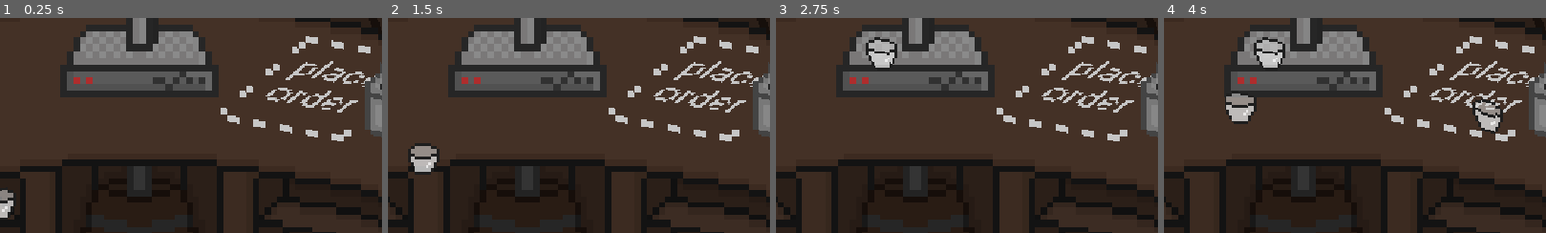
Above: before the commit, frames 1-4 (left to right).
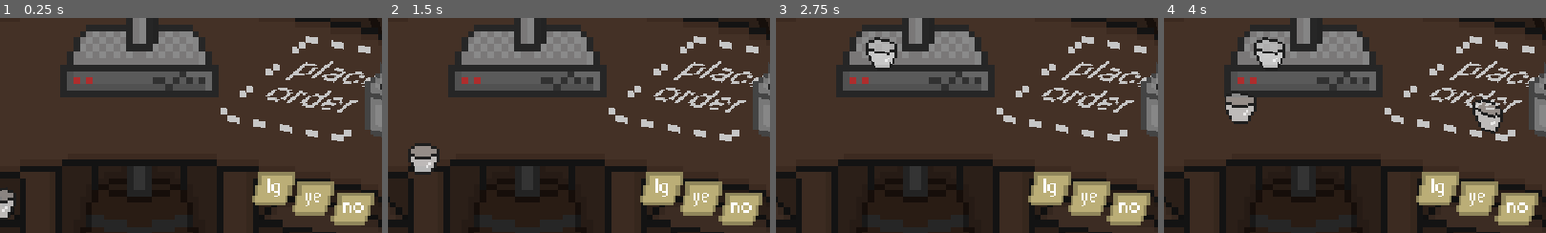
Above: after the commit, the same moments.

Repository: RafaeloxMC/brewberry
Game: Godot game, scene res://scenes/game.tscn
The game is run twice, just before and just after one commit, with the same random seed, the same clock (stepped at 60 frames per second) and the same inputs. The project has no main scene, so this scene is started directly.
Inputs (mouse positions are % of the whole screen's width and height, from its top left):
- Up to frame 1 (0.25 s): no input
- Up to frame 2 (1.5 s): tap Enter at 0.5 s; drag from (42, 42) to (74, 44) at 0.52 s; tap Space at 1.25 s; drag from (32, 67) to (46, 30) at 1.27 s
- Up to frame 3 (2.75 s): tap Enter at 2 s; move the mouse to (27, 68) at 2.02 s; hold Right from 2.03 s (still down); tap Shift at 2.1 s; click (27, 68) at 2.17 s
- Up to frame 4 (4 s): release Right at 2.75 s; tap Space at 2.75 s; drag from (23, 70) to (42, 42) at 2.77 s; tap Enter at 3.5 s; drag from (18, 71) to (74, 44) at 3.52 s
The pictures show only the part of the screen within x 32-82%, y 28-78%; the shares and areas given below are measured in that part.

The runs differ from the first frame. In frame 1, 4.4% of the frame differs, in the area x 66-98%, y 71-97%; in frame 2, 4.4%; in frame 3, 4.4%; in frame 4, 4.4%.

Commit message:
Add notes for order description

Diff:
--- a/scenes/cup.tscn
+++ b/scenes/cup.tscn
@@ -91,6 +91,10 @@
 atlas = ExtResource("1_vafus")
 region = Rect2(0, 128, 32, 32)
 
+[sub_resource type="AtlasTexture" id="AtlasTexture_iu8mn"]
+atlas = ExtResource("1_vafus")
+region = Rect2(0, 128, 32, 32)
+
 [sub_resource type="AtlasTexture" id="AtlasTexture_u1rwi"]
 atlas = ExtResource("1_vafus")
 region = Rect2(0, 160, 32, 32)
@@ -213,7 +217,10 @@
 "name": &"sm_fill",
 "speed": 5.0
 }, {
-"frames": [],
+"frames": [{
+"duration": 1.0,
+"texture": SubResource("AtlasTexture_iu8mn")
+}],
 "loop": 0,
 "name": &"sm_foam",
 "speed": 5.0
@@ -235,7 +242,7 @@
 
 [node name="AnimatedSprite2D" type="AnimatedSprite2D" parent="." unique_id=187262395]
 sprite_frames = SubResource("SpriteFrames_a751v")
-animation = &"sm_fill"
+animation = &"lg_fill"
 
 [node name="CollisionShape2D" type="CollisionShape2D" parent="." unique_id=284815782]
 position = Vector2(0, 3)
--- a/scenes/game.tscn
+++ b/scenes/game.tscn
@@ -6,6 +6,7 @@
 [ext_resource type="PackedScene" uid="uid://d0e7jpk72s2h5" path="res://scenes/cup.tscn" id="4_lbhrr"]
 [ext_resource type="PackedScene" uid="uid://b15eqk2cxq0gu" path="res://scenes/cash_register.tscn" id="5_iywne"]
 [ext_resource type="PackedScene" uid="uid://c3vwfwqk51ek4" path="res://scenes/order_area.tscn" id="5_p57ef"]
+[ext_resource type="PackedScene" uid="uid://c6xpkcdjyd1gt" path="res://scenes/note.tscn" id="7_u5sy4"]
 
 [node name="Game" type="Control" unique_id=1593082054]
 layout_mode = 3
@@ -149,3 +150,7 @@
 position = Vector2(115, 676)
 scale = Vector2(4, 4)
 size = "lg"
+
+[node name="Note" parent="." unique_id=331613462 instance=ExtResource("7_u5sy4")]
+position = Vector2(770, 432.415)
+scale = Vector2(5, 5)
--- /dev/null
+++ b/scenes/note.tscn
@@ -0,0 +1,61 @@
+[gd_scene format=3 uid="uid://c6xpkcdjyd1gt"]
+
+[ext_resource type="Texture2D" uid="uid://mbrnvimej1xl" path="res://assets/note.png" id="1_43c4j"]
+[ext_resource type="Script" uid="uid://c1ouk2i4btk2m" path="res://scripts/note.gd" id="2_njo4t"]
+[ext_resource type="FontFile" uid="uid://digm3x8bedixb" path="res://assets/fonts/pixelsix00.ttf" id="3_8ibmt"]
+
+[sub_resource type="LabelSettings" id="LabelSettings_a751v"]
+font = ExtResource("3_8ibmt")
+
+[node name="Note" type="Node2D" unique_id=1679520019]
+script = ExtResource("2_njo4t")
+
+[node name="First" type="Node2D" parent="." unique_id=1180913654]
+
+[node name="Sprite2D" type="Sprite2D" parent="First" unique_id=1581268074]
+texture = ExtResource("1_43c4j")
+
+[node name="Size" type="Label" parent="First" unique_id=1908691063]
+offset_left = -4.0
+offset_top = -2.0
+offset_right = 36.0
+offset_bottom = 21.0
+scale = Vector2(0.3, 0.3)
+text = "sm"
+label_settings = SubResource("LabelSettings_a751v")
+horizontal_alignment = 1
+metadata/_edit_use_anchors_ = true
+
+[node name="Second" type="Node2D" parent="." unique_id=1239720730]
+position = Vector2(12, 3)
+
+[node name="Sprite2D" type="Sprite2D" parent="Second" unique_id=1795337320]
+texture = ExtResource("1_43c4j")
+
+[node name="Foam" type="Label" parent="Second" unique_id=1303508926]
+offset_left = -4.0
+offset_top = -2.0
+offset_right = 36.0
+offset_bottom = 21.0
+scale = Vector2(0.3, 0.3)
+text = "sm"
+label_settings = SubResource("LabelSettings_a751v")
+horizontal_alignment = 1
+metadata/_edit_use_anchors_ = true
+
+[node name="Third" type="Node2D" parent="." unique_id=1475576526]
+position = Vector2(24, 6)
+
+[node name="Sprite2D" type="Sprite2D" parent="Third" unique_id=245793519]
+texture = ExtResource("1_43c4j")
+
+[node name="Straw" type="Label" parent="Third" unique_id=1467464513]
+offset_left = -4.0
+offset_top = -2.0
+offset_right = 36.0
+offset_bottom = 21.0
+scale = Vector2(0.3, 0.3)
+text = "sm"
+label_settings = SubResource("LabelSettings_a751v")
+horizontal_alignment = 1
+metadata/_edit_use_anchors_ = true
--- a/scripts/game_manager.gd
+++ b/scripts/game_manager.gd
@@ -7,9 +7,10 @@
 var is_dragging: Node2D = null
 var cash := 0
 
+var current_order_active = false
 var current_order_size = "lg"
 var current_order_foam = true
-var current_order_straw = true
+var current_order_straw = false
 
 func _ready() -> void:
 	sell.connect(_on_sold)
--- /dev/null
+++ b/scripts/note.gd
@@ -0,0 +1,10 @@
+extends Node2D
+
+@onready var size: Label = $First/Size
+@onready var foam: Label = $Second/Foam
+@onready var straw: Label = $Third/Straw
+
+func _process(_delta: float) -> void:
+	size.text = GameManager.current_order_size
+	foam.text = "ye" if GameManager.current_order_foam else "no"
+	straw.text = "st" if GameManager.current_order_straw else "no"
--- a/scripts/order_area.gd
+++ b/scripts/order_area.gd
@@ -4,6 +4,10 @@
 	if self.get_overlapping_areas().size() > 0 && GameManager.is_dragging == null:
 		for area in self.get_overlapping_areas():
 			if area.size == GameManager.current_order_size:
+				if GameManager.current_order_foam && !(area.get_child(0).animation.contains("_foam") || area.get_child(0).animation.contains("_fill")):
+					return
+				if GameManager.current_order_straw && !area.get_child(0).animation.contains("_straw"):
+					return
 				var val = 1 if area.size == "sm" else 3 if area.size == "md" else 5
 				GameManager.sell.emit(val)
 				area.queue_free()
Binary file added: assets/aseprite/note.aseprite
Binary file added: assets/note.png
Not shown, added: assets/note.png.import
Not shown, added: scripts/note.gd.uid
